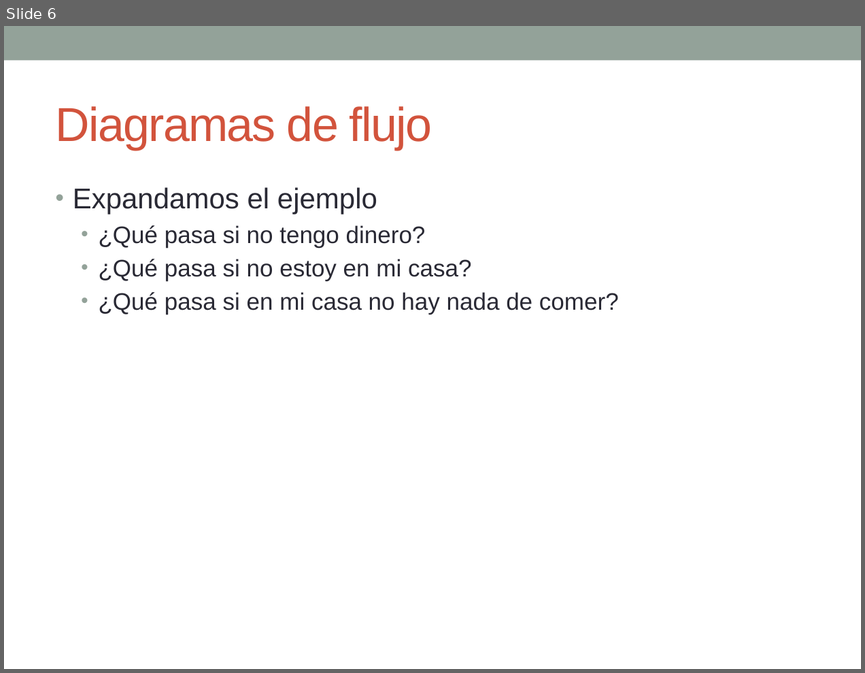
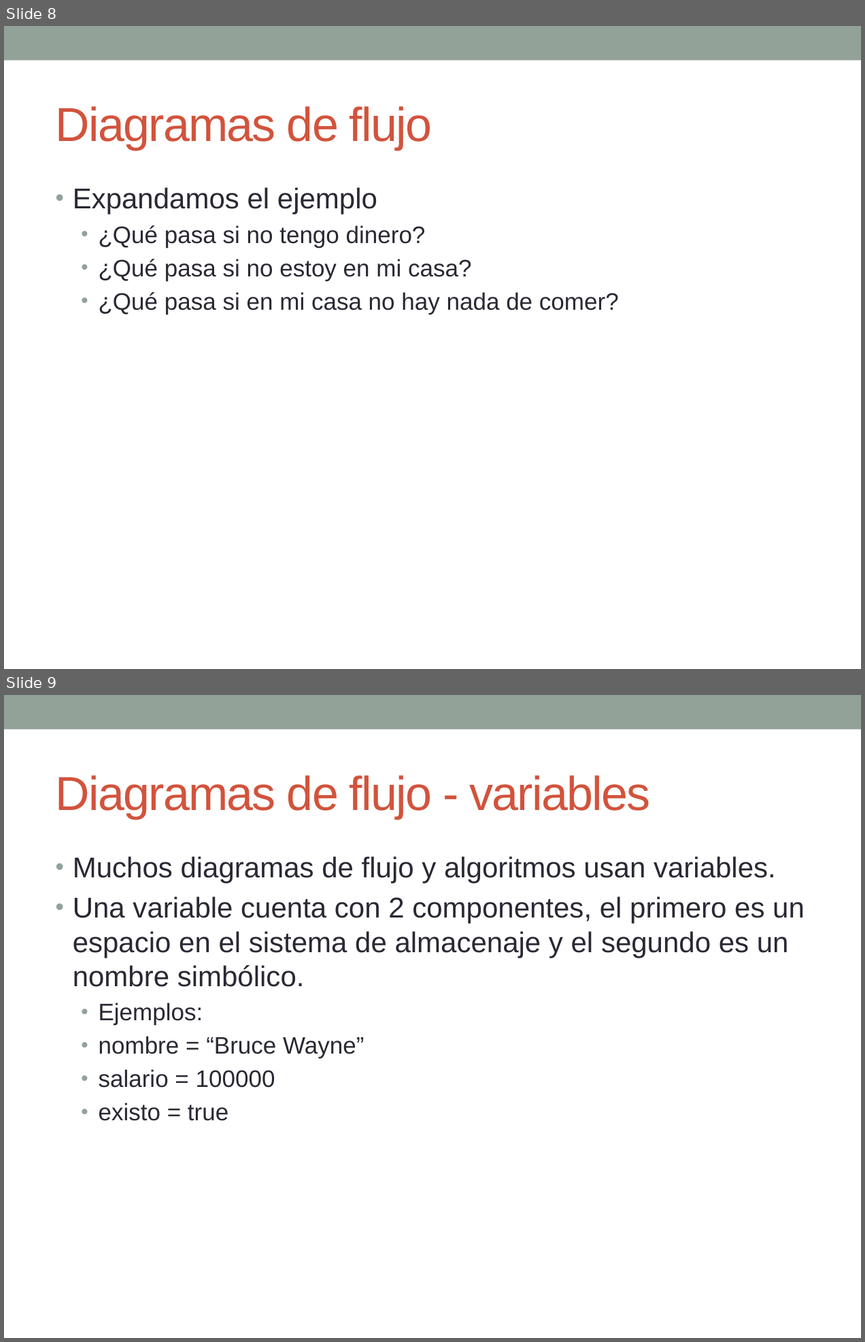
Before and after one commit to esolorzanob/UPI_Introduccion, a slide deck: Semana 2.pptx. Shown one above the other, each under a label of ours: slide 6 before the commit, slides 8 and 9 after it. The pictures are 865x673 and 865x1342 pixels, drawn with LibreOffice and Linux fonts; fonts in the diff are those of the drawing. Boxes give left, top, right and bottom in pixels: in the first picture for what was removed or moved away, otherwise in the second. Text is boxed around its words. In the diff, an @@ line names an element or a change of style, - is before the commit and + after.

```diff
--- a/Semana 2.pptx
+++ b/Semana 2.pptx
@@ slide 9 added at <box>4,695,861,1338</box>, background #FFFFFF; not listed: 1 template element that a slide beside it also shows @@
@@ title added at <box>56,775,650,819</box>, 40 pt, text #D2533C @@
+Diagramas de flujo - variables
@@ text added at <box>73,856,804,1121</box>, 24 pt, text #292934 @@
+• Muchos diagramas de flujo y algoritmos usan variables.
+• Una variable cuenta con 2 componentes, el primero es un espacio en el sistema de almacenaje y el segundo es un nombre simbólico.
+  • Ejemplos:
+  • nombre = “Bruce Wayne”
+  • salario = 100000
+  • existo = true
@@ what was slide 6 is now slide 8 @@
```
Also in this commit, not shown: 4 slides changed, 7 other slides added.
